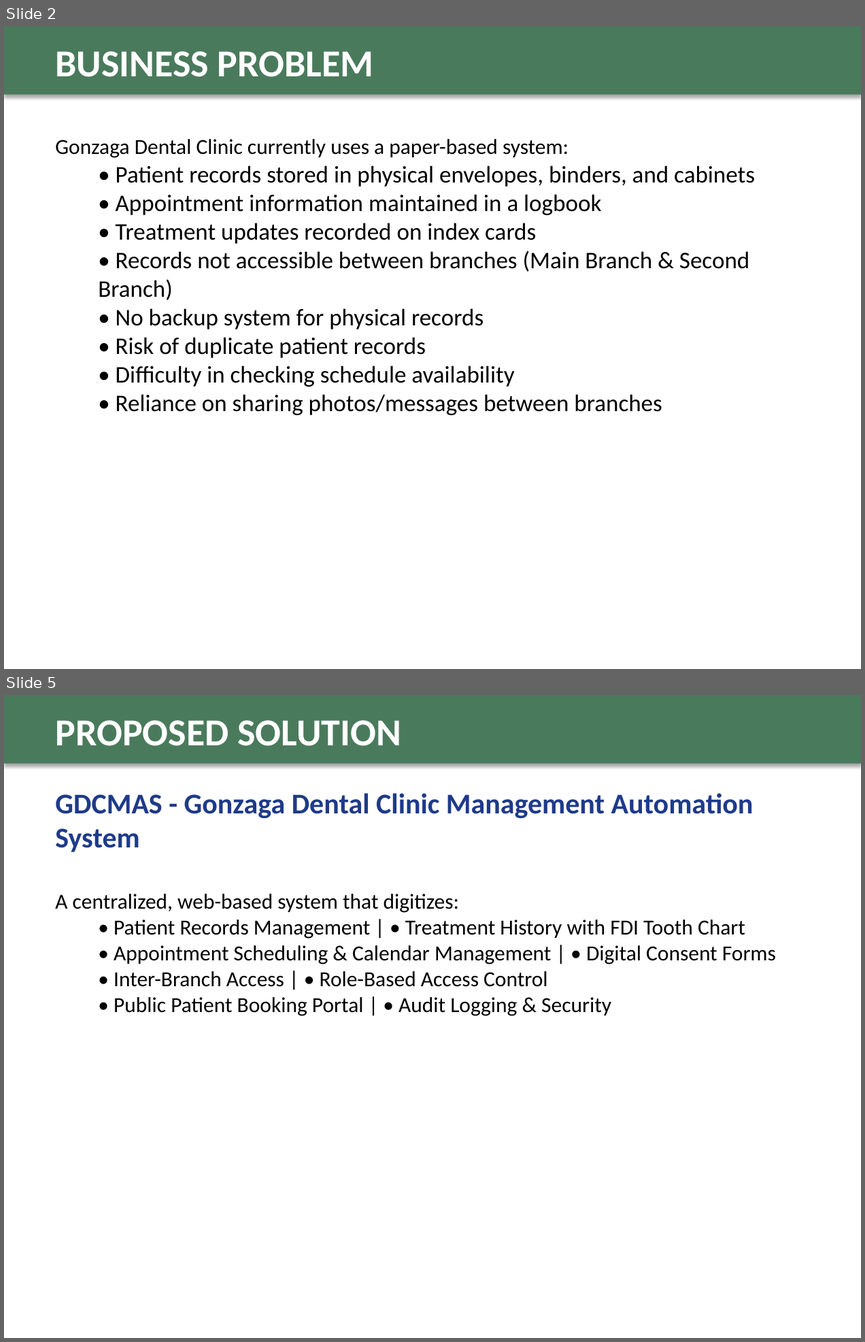
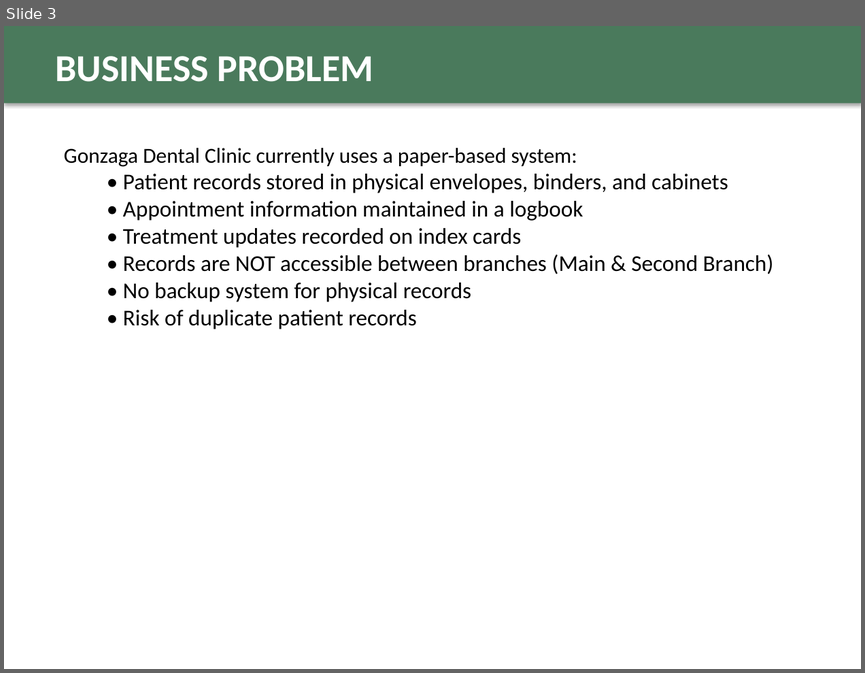
Before and after one commit to fritzmichael1-2/gonzaga-dental-clinic-system, a slide deck: GDCMAS_Final_Defense_Presentation.pptx. Shown one above the other, each under a label of ours: slides 2 and 5 before the commit, slide 3 after it; the slides between them are not shown. The pictures are 865x1342 and 865x673 pixels, drawn with LibreOffice and Linux fonts; fonts in the diff are those of the drawing. Boxes give left, top, right and bottom in pixels: in the first picture for what was removed or moved away, otherwise in the second. Text is boxed around its words. In the diff, an @@ line names an element or a change of style, - is before the commit and + after.

Commit message:
Update defense presentation with improved content and design

```diff
--- a/GDCMAS_Final_Defense_Presentation.pptx
+++ b/GDCMAS_Final_Defense_Presentation.pptx
@@ slide 5 removed at (x1=4, y1=695, x2=861, y2=1338), background #FFFFFF @@
@@ rectangle removed at (x1=4, y1=695, x2=861, y2=764) @@
@@ text removed at (x1=55, y1=720, x2=402, y2=746) @@
-PROPOSED SOLUTION
@@ text removed at (x1=55, y1=793, x2=753, y2=852) @@
-GDCMAS - Gonzaga Dental Clinic Management Automation System
@@ text removed at (x1=55, y1=894, x2=776, y2=1016) @@
-A centralized, web-based system that digitizes:
-  • Patient Records Management | • Treatment History with FDI Tooth Chart
-  • Appointment Scheduling & Calendar Management | • Digital Consent Forms
-  • Inter-Branch Access | • Role-Based Access Control
-  • Public Patient Booking Portal | • Audit Logging & Security
@@ what was slide 2 is now slide 3 @@
@@ slide 3 changed as well @@
@@ rectangle resized from (x1=4, y1=26, x2=861, y2=95) to (x1=4, y1=26, x2=861, y2=103) @@
@@ text "BUSINESS PROBLEM" moved from (x1=55, y1=51, x2=374, y2=77) to (x1=55, y1=56, x2=374, y2=82) @@
@@ text "Gonzaga Dental Clinic currently uses ..." moved from (x1=55, y1=139, x2=755, y2=415) to (x1=64, y1=148, x2=774, y2=329) @@
@@ text at (x1=123, y1=174, x2=728, y2=329): size 20 to 19 pt in "• Patient records stored in physical envelopes, ...", "• Appointment information maintained in a logbook", "• Treatment updates recorded on index cards", "• No backup system for physical records" and 1 more places @@
@@ text at (x1=123, y1=254, x2=774, y2=274): text changed; size 20 to 19 pt @@
-  • Records not accessible between branches (Main Branch & Second Branch)
+  • Records are NOT accessible between branches (Main & Second Branch)
@@ text at (x1=116, y1=365, x2=662, y2=415): paragraphs removed @@
-  • Difficulty in checking schedule availability
-  • Reliance on sharing photos/messages between branches
```
Also in this commit, not shown: 5 other slides changed, 4 slides added, 3 other slides removed.
